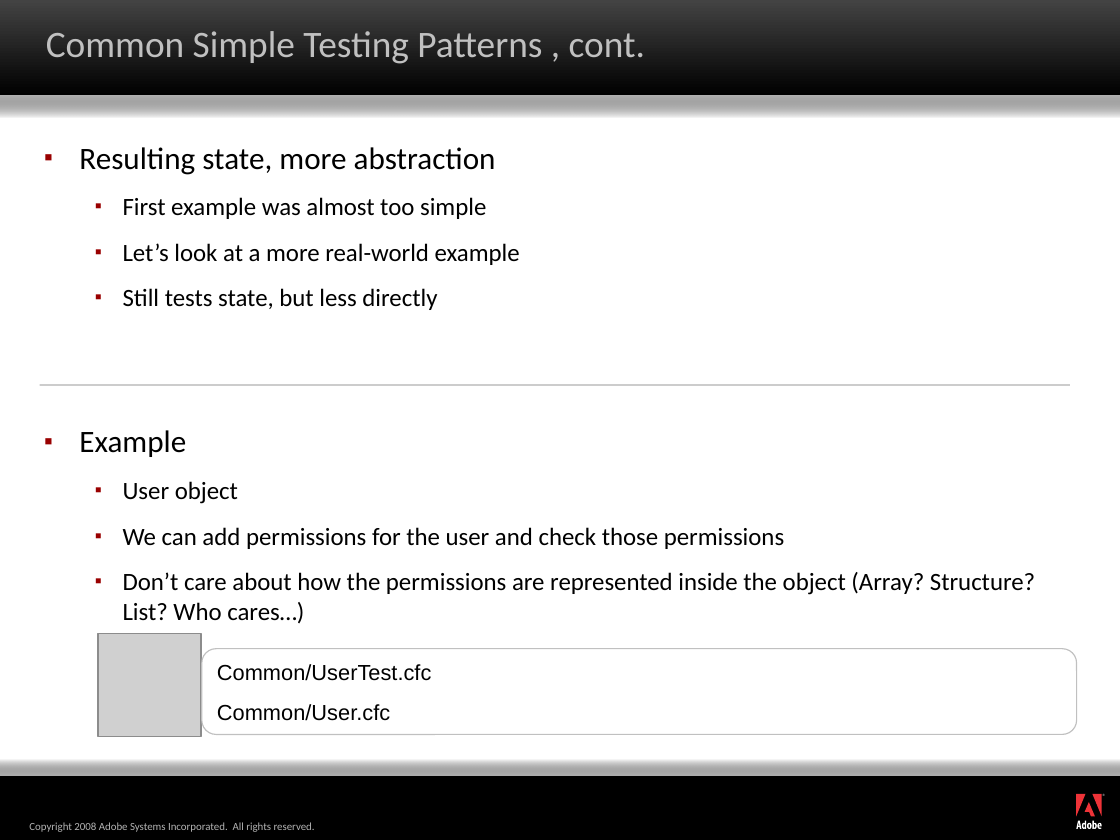
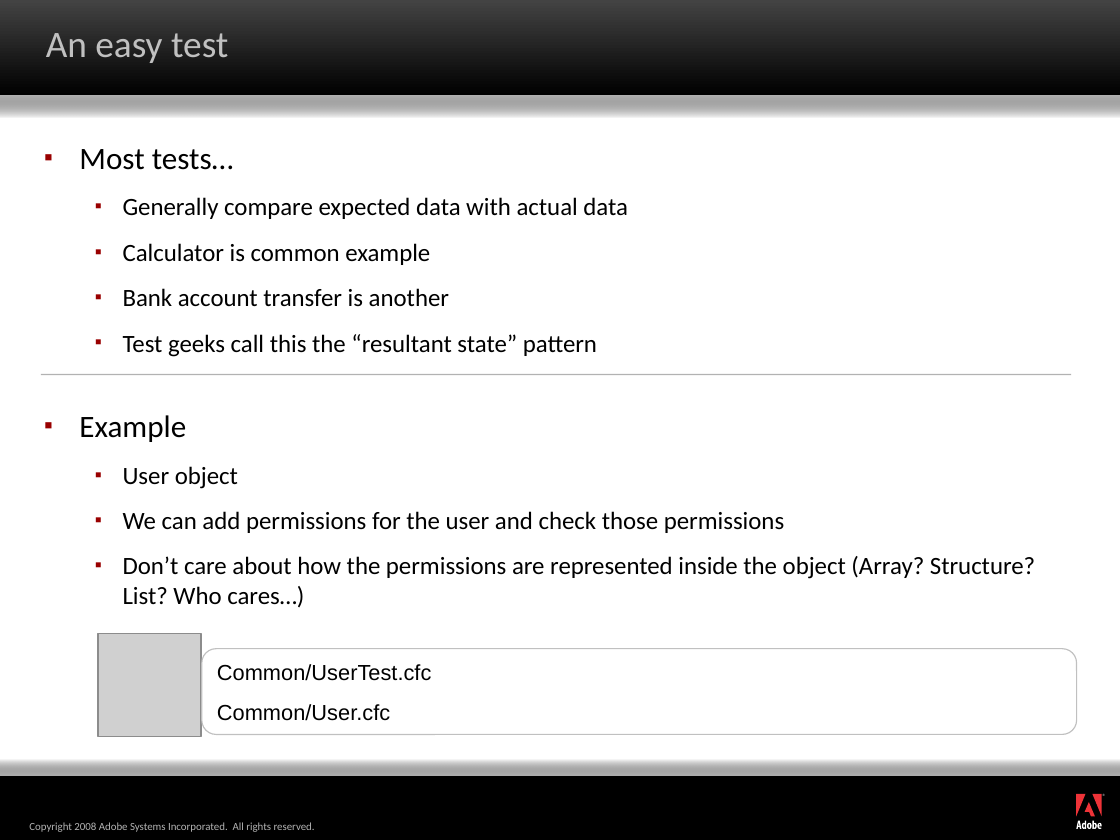
Before and after one commit to marcesher/mxunit-cfmeetups, a slide deck: slide 7 of max08/Marc_Esher_Bill_Shelton_AdvancedPatternsForColdfusionTestAutomation_draft1.ppt (slide 4 before the commit). Drawn at 1120x840 pixels with LibreOffice and Linux fonts; fonts in the diff are those of the drawing; grey boxes stand for pictures; background and template pictures are left out. Boxes give left, top, right and bottom in pixels: in the first picture for what was removed or moved away, otherwise in the second. Text is boxed around its words. In the diff, an @@ line names an element or a change of style, - is before the commit and + after.

```diff
--- a/max08/Marc_Esher_Bill_Shelton_AdvancedPatternsForColdfusionTestAutomation_draft1.ppt
+++ b/max08/Marc_Esher_Bill_Shelton_AdvancedPatternsForColdfusionTestAutomation_draft1.ppt
@@ title at [46,33,228,63]: text changed @@
-Common Simple Testing Patterns , cont.
+An easy test
@@ text at [79,149,628,357]: text changed @@
-▪ Resulting state, more abstraction
-  ▪ First example was almost too simple
-  ▪ Let’s look at a more real-world example
-  ▪ Still tests state, but less directly
+▪ Most tests…
+  ▪ Generally compare expected data with actual data
+  ▪ Calculator is common example
+  ▪ Bank account transfer is another
+  ▪ Test geeks call this the “resultant state” pattern
@@ line moved from (39, 385) - (1070, 385) to (40, 374) - (1071, 374) @@
```
Also in this commit, not shown: 9 other slides changed, 8 slides added, 2 slides removed.
